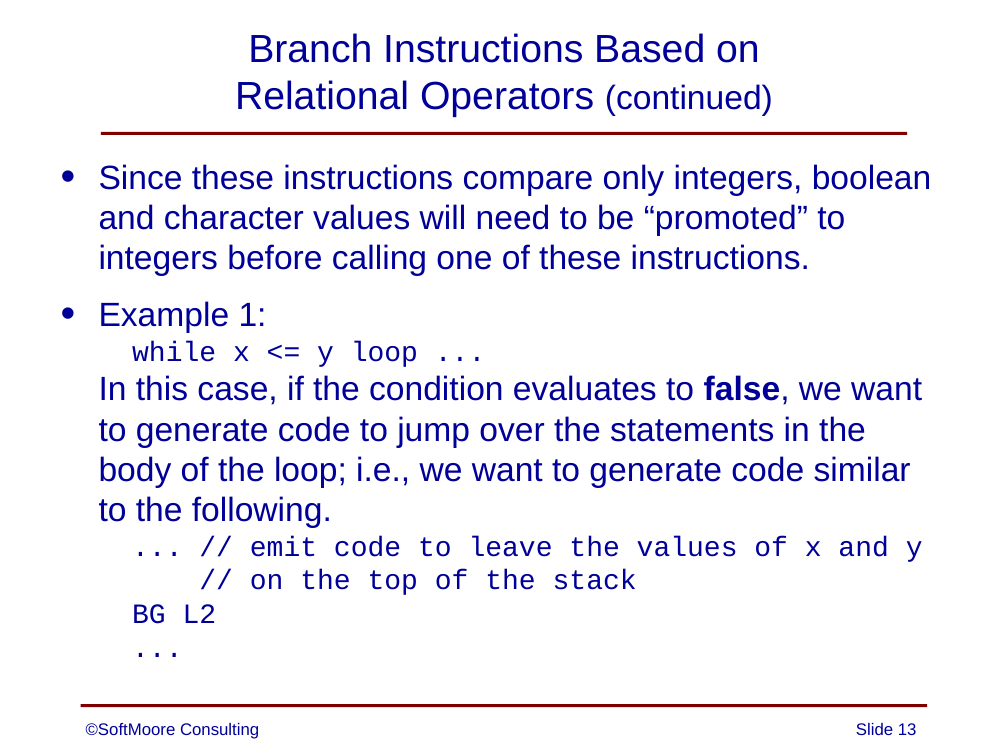
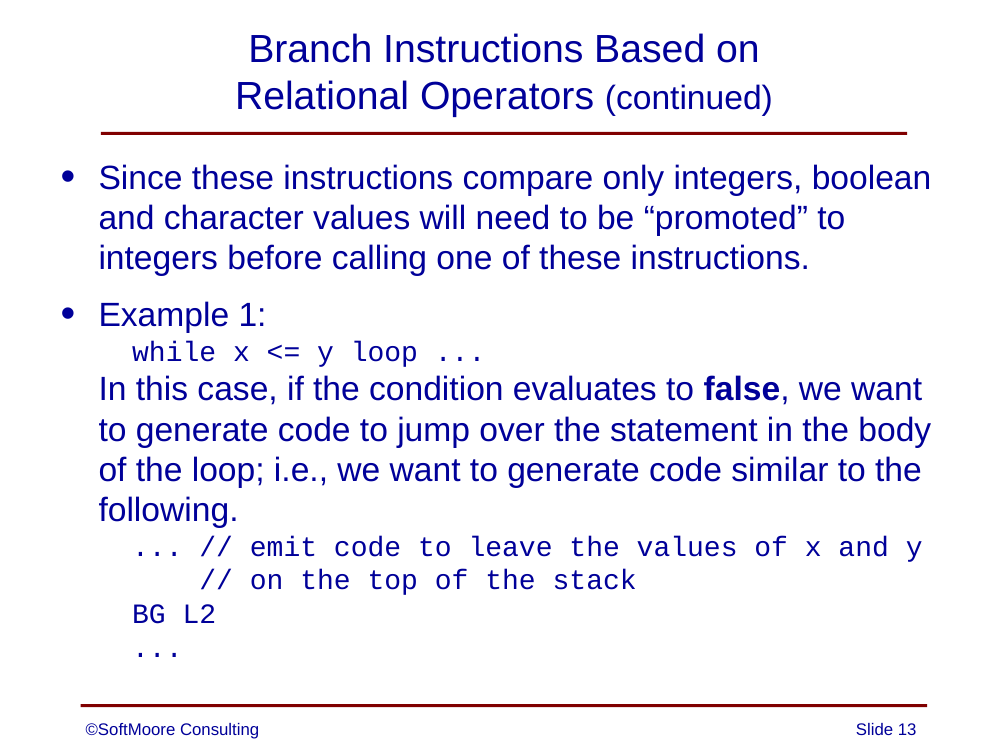
Before and after one commit to SoftMoore/CPRL-Java-3rd, a slide deck: slide 13 of PowerPoints/11 - Code Generation.pptx. Drawn at 1008x756 pixels with LibreOffice and Linux fonts; fonts in the diff are those of the drawing. Boxes give left, top, right and bottom in pixels: in the first picture for what was removed or moved away, otherwise in the second. Text is boxed around its words. In the diff, an @@ line names an element or a change of style, - is before the commit and + after.

```diff
--- a/PowerPoints/11 - Code Generation.pptx
+++ b/PowerPoints/11 - Code Generation.pptx
@@ text at [99, 301, 931, 624]: text changed @@
-• Example 1:
-  while x <= y loop ...
-  In this case, if the condition evaluates to false, we want to generate code to jump over the statements in the body of the loop; i.e., we want to generate code similar to the following.
-  ... // emit code to leave the values of x and y
-  // on the top of the stack
-  BG L2
-  ...
+• Example 1:
+  while x <= y loop ...
+  In this case, if the condition evaluates to false, we want to generate code to jump over the statement in the body of the loop; i.e., we want to generate code similar to the following.
+  ... // emit code to leave the values of x and y
+  // on the top of the stack
+  BG L2
+  ...
```
Also in this commit, not shown: 6 other slides changed, 2 other files.
